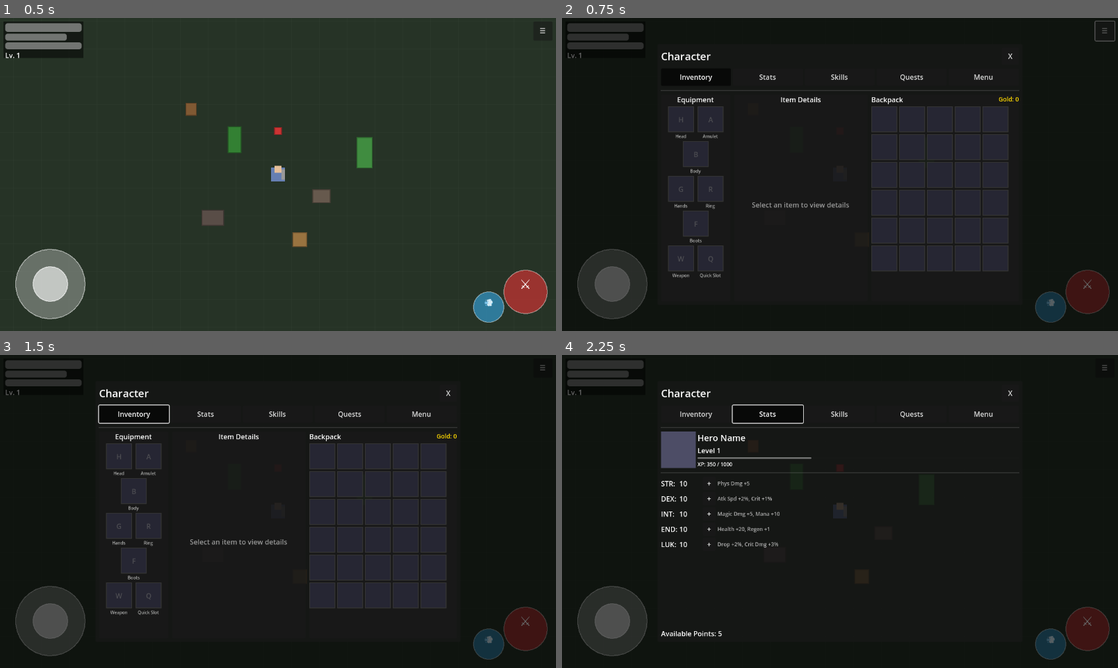
Above: before the commit, frames 1-4 (two rows, left to right).
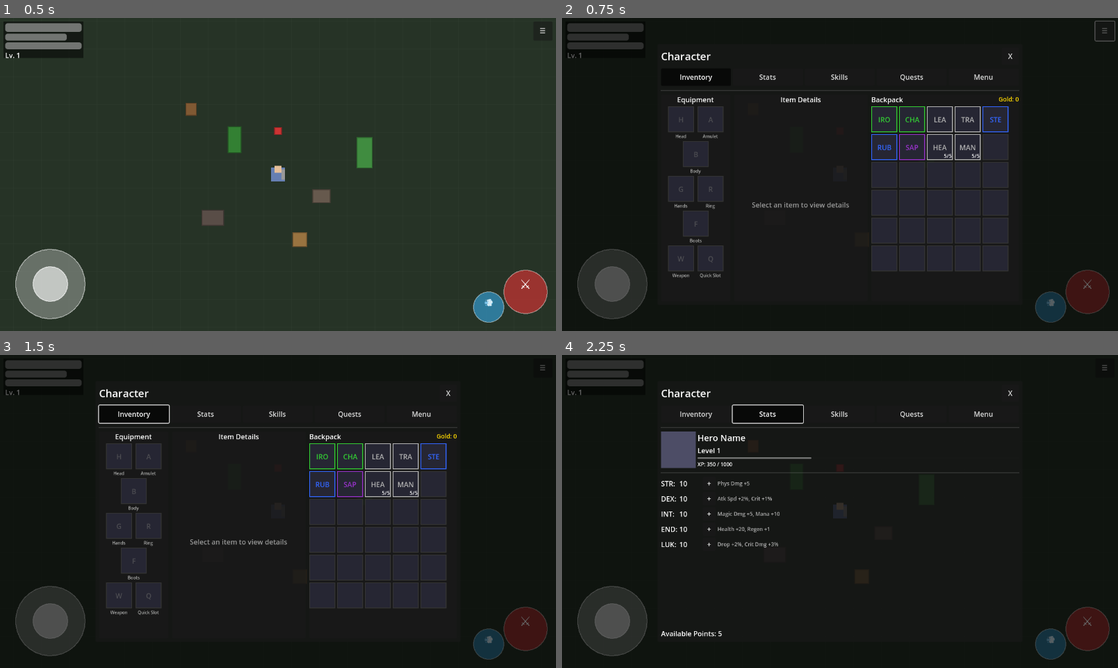
Above: after the commit, the same moments.

Repository: MatousHruska/MobileTestia
Game: Godot game, scene res://scenes/world/test_zone.tscn
Two runs of this game, one before a commit and one after it. Both use one fixed random seed, a clock stepped at 60 frames per second and the inputs below.
Inputs:
- Up to frame 1 (0.5 s): no input
- Up to frame 2 (0.75 s): click "☰" at 0.5 s
- Up to frame 3 (1.5 s): click "Inventory" at 1.25 s
- Up to frame 4 (2.25 s): click "Stats" at 2 s

Frame 1 is identical in both runs. In frame 2, 0.8% of the frame differs, in the area x 55-81%, y 28-46%; in frame 3, 0.8%; in frame 4, nothing differs.
Error before the commit: Parse Error: Cannot find member "SHIELD" in base "ItemData.EquipmentType". (res://scripts/data/equipment_data.gd:111)

Commit message:
Remove shield/off-hand references from codebase
- Remove SHIELD case from equipment_data.gd type name
- Update comments to remove off-hand references
- Update GAME_DESIGN.md with correct equipment slots

Diff:
--- a/scripts/data/equipment_data.gd
+++ b/scripts/data/equipment_data.gd
@@ -42,7 +42,7 @@
 	return ItemData.get_slot_for_type(equipment_type)
 
 
-## Check if this is a two-handed weapon (blocks off-hand)
+## Check if this is a two-handed weapon
 func is_two_handed() -> bool:
 	return equipment_type == EquipmentType.WEAPON_TWO_HANDED
 
@@ -108,7 +108,5 @@
 			return "Ring"
 		EquipmentType.AMULET:
 			return "Amulet"
-		EquipmentType.SHIELD:
-			return "Shield"
 		_:
 			return "Equipment"
--- a/scripts/ui/inventory/inventory_slot.gd
+++ b/scripts/ui/inventory/inventory_slot.gd
@@ -176,7 +176,7 @@
 		else:
 			ghost_label.visible = false
 
-	# Handle blocked state (e.g., off-hand with two-handed weapon)
+	# Handle blocked state
 	if is_blocked:
 		modulate = Color(0.5, 0.5, 0.5, 0.5)
 		disabled = true
Not shown, changed: GAME_DESIGN.md
